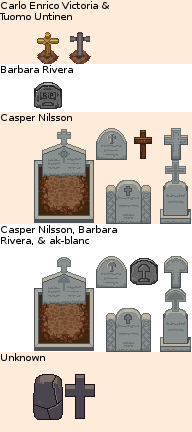
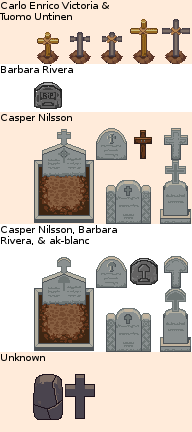
Layered file, before and after one edit (w=192, h=432). Changes by layer:
painted on "attrib1" over left=101, top=19, right=190, bottom=64
